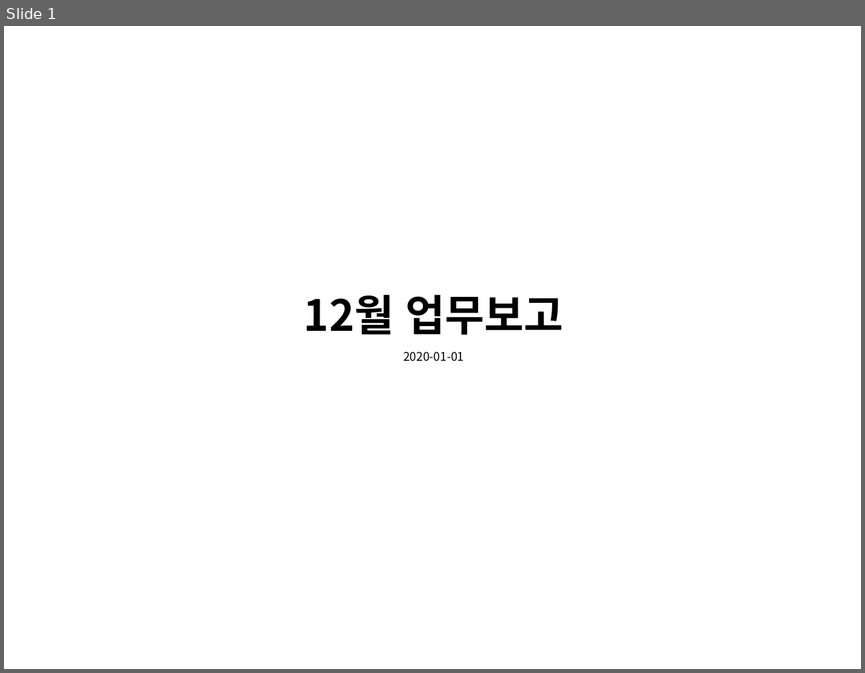
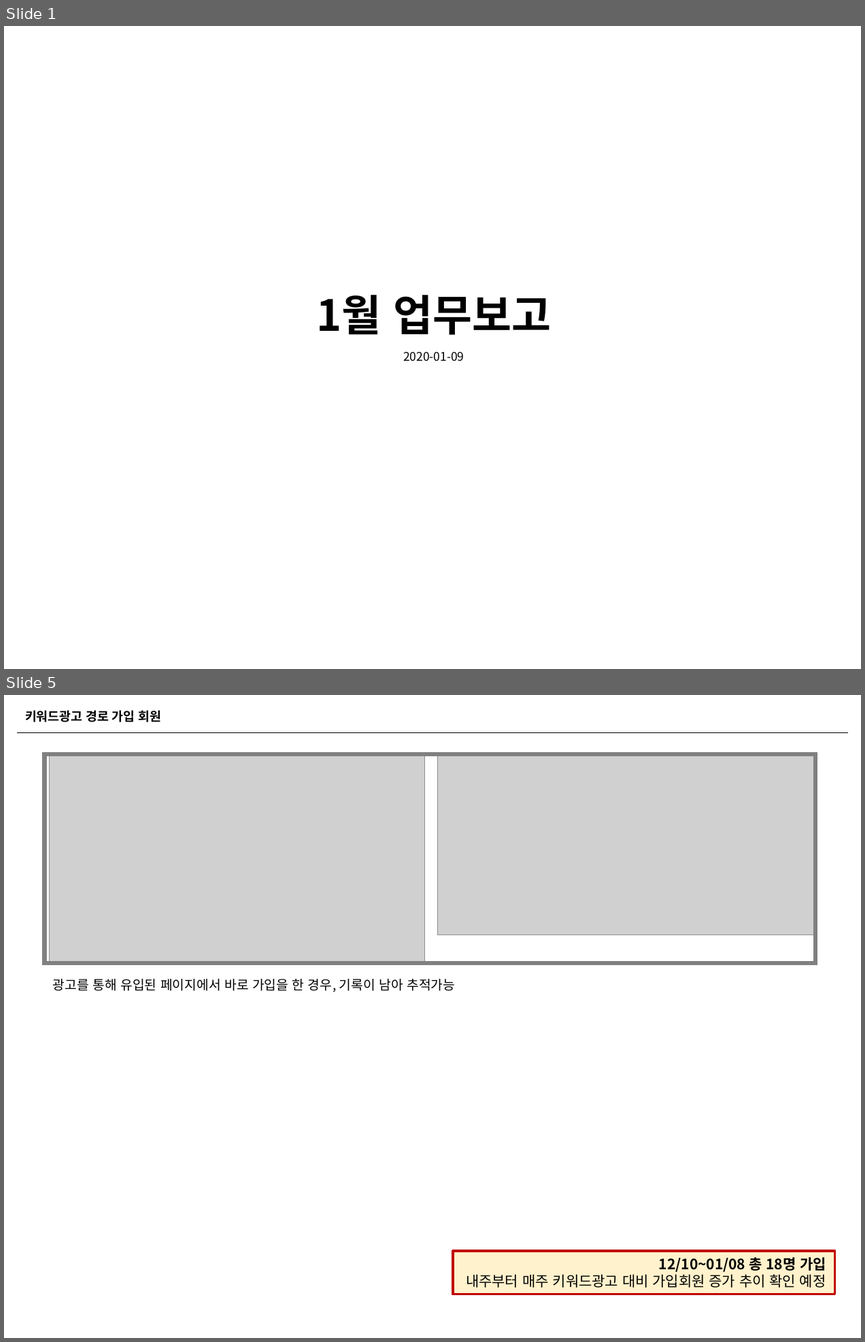
Before and after one commit to naxvinci/marketing, a slide deck: 업무보고0108.pptx. Shown one above the other, each under a label of ours: slide 1 before the commit, slides 1 and 5 after it; the slides between them are not shown. The pictures are 865x673 and 865x1342 pixels, drawn with LibreOffice and Linux fonts; fonts in the diff are those of the drawing; grey boxes stand for pictures. Boxes give left, top, right and bottom in pixels: in the first picture for what was removed or moved away, otherwise in the second. Text is boxed around its words. In the diff, an @@ line names an element or a change of style, - is before the commit and + after.

```diff
--- a/업무보고0108.pptx
+++ b/업무보고0108.pptx
@@ slide 5 added at (x1=4, y1=695, x2=861, y2=1338), background #FFFFFF @@
@@ text added at (x1=25, y1=710, x2=162, y2=722), 10.5 pt, text #000000, bold @@
+키워드광고 경로 가입 회원
@@ line added from (17, 732) to (848, 732), #000000 0.5 pt @@
@@ rectangle added at (x1=44, y1=754, x2=815, y2=963), outline #808080 3.5 pt @@
@@ picture added at (x1=50, y1=754, x2=425, y2=963) @@
@@ picture added at (x1=438, y1=754, x2=815, y2=935) @@
@@ text added at (x1=53, y1=979, x2=455, y2=992), 11 pt, text #000000 @@
+광고를 통해 유입된 페이지에서 바로 가입을 한 경우, 기록이 남아 추적가능
@@ rectangle added at (x1=453, y1=1251, x2=835, y2=1294), fill #FFF2CC, outline #C00000 2 pt, 12 pt, text #000000 @@
+12/10~01/08 총 18명 가입
+내주부터 매주 키워드광고 대비 가입회원 증가 추이 확인 예정
@@ slide 1 changed as well @@
@@ text at (x1=317, y1=295, x2=551, y2=335): text changed @@
-12월 업무보고
+1월 업무보고
@@ text at (x1=403, y1=352, x2=464, y2=361): text changed @@
-2020-01-01
+2020-01-09
```
Also in this commit, not shown: 5 other slides changed, 5 other slides added, 8 slides removed, 2 other files.
